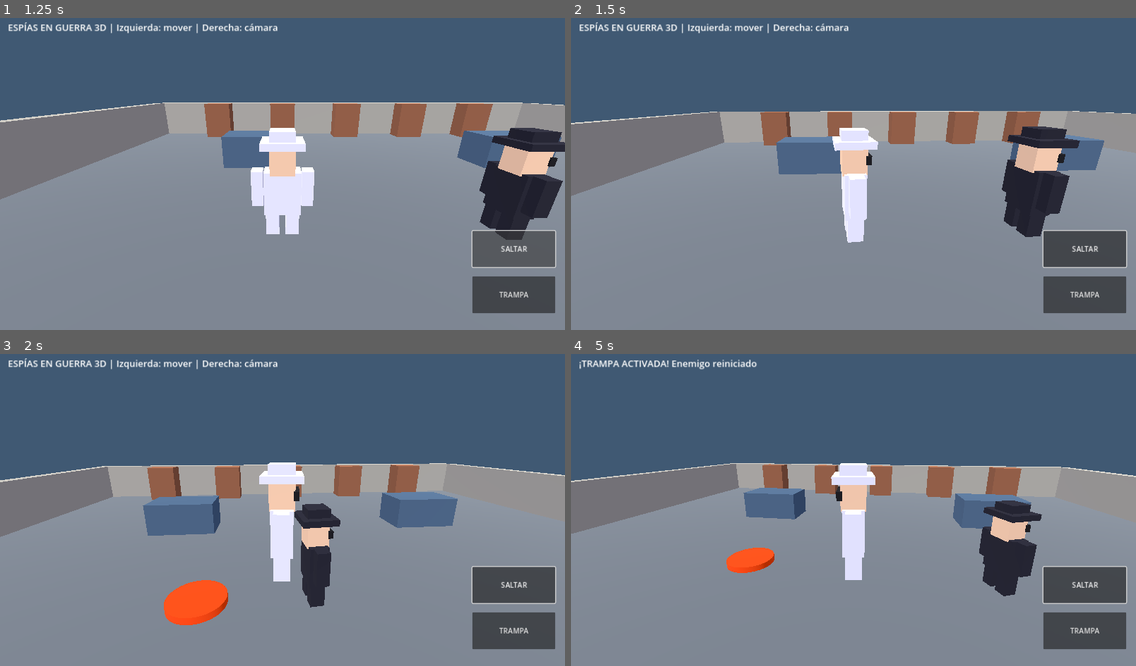
Above: before the commit, frames 1-4 (two rows, left to right).
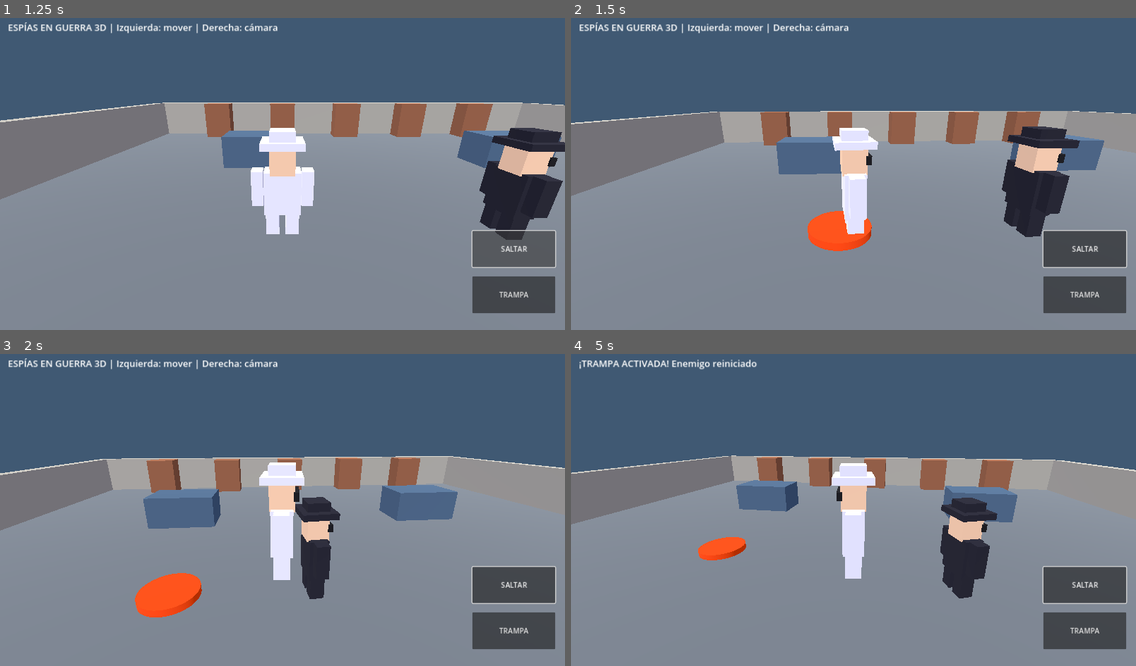
Above: after the commit, the same moments.

Repository: SeniorHost/Espias-en-Guerra-3D
Game: Godot game, scene res://scenes/main.tscn
Two runs of this game, one before a commit and one after it. Both use one fixed random seed, a clock stepped at 60 frames per second and the inputs below.
Inputs (mouse positions are in pixels of both pictures, inside the frame that each line leads up to):
- Up to frame 1 (1.25 s): click "SALTAR" at 0.5 s
- Up to frame 2 (1.5 s): move the mouse to (977, 155) at 1.27 s; hold D (move_right) from 1.28 s (still down); tap E (place_trap, bound only after the commit) at 1.35 s; click (977, 155) at 1.42 s
- Up to frame 3 (2 s): keep holding D (move_right); tap Space (place_trap, bound only before the commit) at 1.55 s
- Up to frame 4 (5 s): release D (move_right) at 2 s; drag from (740, 522) to (825, 572) at 2.02 s; move the mouse to (910, 438) at 2.77 s; hold D (move_right) 2.78-3.5 s; tap E (place_trap, bound only after the commit) at 2.85, 4.35 s; tap Space (place_trap, bound only before the commit) at 3.05, 4.55 s; drag from (825, 572) to (684, 460) at 3.52 s; move the mouse to (1023, 553) at 4.27 s; hold A (move_left) from 4.28 s (still down)

Frame 1 is identical in both runs. In frame 2, 1.0% of the frame differs, in the area x 41-54%, y 61-75%; in frame 3, 7.9%; in frame 4, 12%, in the area x 0-100%, y 32-79%.

Commit message:
Bind Space to jump and E to traps for desktop testing

Diff:
--- a/project.godot
+++ b/project.godot
@@ -21,4 +21,5 @@
 move_back={"deadzone":0.2,"events":[Object(InputEventKey,"physical_keycode":83)]}
 move_left={"deadzone":0.2,"events":[Object(InputEventKey,"physical_keycode":65)]}
 move_right={"deadzone":0.2,"events":[Object(InputEventKey,"physical_keycode":68)]}
-place_trap={"deadzone":0.2,"events":[Object(InputEventKey,"physical_keycode":32)]}
+place_trap={"deadzone":0.2,"events":[Object(InputEventKey,"physical_keycode":69)]}
+jump={"deadzone":0.2,"events":[Object(InputEventKey,"physical_keycode":32)]}
